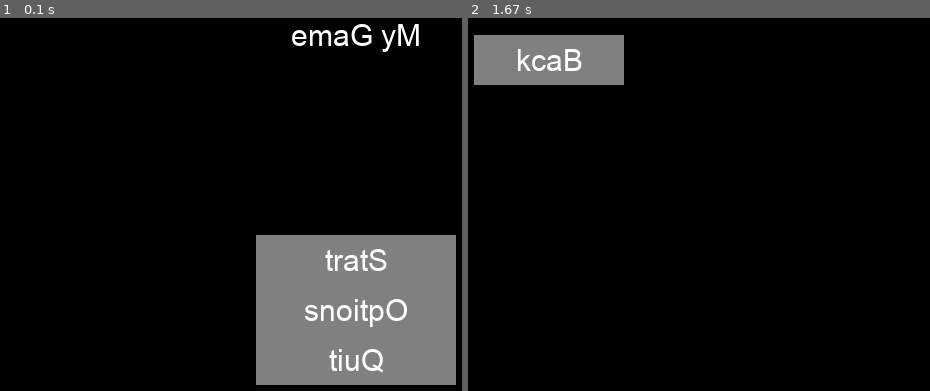
Above: before the commit, frames 1-2 (left to right).
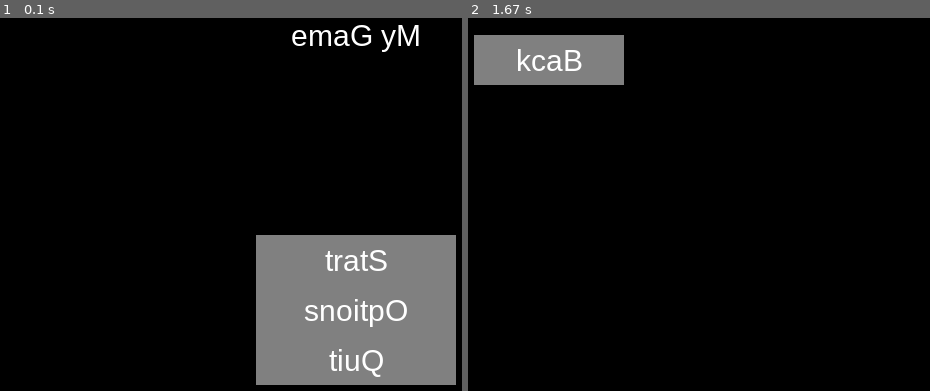
Above: after the commit, the same moments.

Repository: aliflam-meem/write-noun-sentence
Game: pygame game, started from project/t.py
Same seed, same stepped clock (60 frames per second), same inputs: the game is played once before the commit and once after it.
Inputs:
- Up to frame 1 (0.1 s): no input
- Up to frame 2 (1.67 s): click "Start" at 0.38 s

The runs differ from the first frame. In frame 1, 0.6% of the frame differs, in the area x 63-91%, y 1-97%; in frame 2, 0.1%.

Commit message:
Implement input box

Diff:
--- a/snowman/constants.py
+++ b/snowman/constants.py
@@ -1,27 +1,28 @@
 # Constants
 import pygame
+
+
+pygame.init()
 
 
 SCREEN_WIDTH = 1200
 SCREEN_HEIGHT = 700
 TITLE_HEIGHT = 100
-IMAGE_WIDTH = 200
+IMAGE_WIDTH = 500
 BUTTON_WIDTH = 220
-BUTTON_HEIGHT = 50
 MENU_BUTTON_WIDTH = 200
-MENU_BUTTON_HEIGHT = 60
+BUTTON_HEIGHT = 60
 LONG_PADDING = 100
 SMALL_PADDING = 20
 
 # Colors
-WHITE = (255, 255, 255)
-BLACK = (0, 0, 0)
 DARK_GRAY = (50, 50, 50)
 brown = (205,133,63)
 saddlebrown = (139, 69, 19)
+cornsilk = (251, 245, 229)
 BUTTON_FONT_COLOR = (255,235,205)
 BUTTON_COLOR = (160,82,45)
-GAME_SCREEN_BG = pygame.image.load("main_bg.jpg")
+GAME_SCREEN_BG = pygame.image.load("assets/main_bg.jpg")
 GAME_SCREEN_BG = pygame.transform.scale(GAME_SCREEN_BG, (SCREEN_WIDTH, SCREEN_HEIGHT))
 
 # Create the Pygame screen object
@@ -29,13 +30,13 @@
 pygame.display.set_caption("ألف لام ميم")
 
 # Load fonts
-title_font = pygame.font.Font("Shoroq-Font.ttf", 48)
+title_font = pygame.font.Font("assets/Shoroq-Font.ttf", 48)
 title_font.set_script("Arab")
 title_font.set_direction(pygame.DIRECTION_RTL)
-subtitle_font = pygame.font.Font("Shoroq-Font.ttf", 35)
+subtitle_font = pygame.font.Font("assets/Shoroq-Font.ttf", 35)
 subtitle_font.set_script("Arab")
 subtitle_font.set_direction(pygame.DIRECTION_RTL)
-body_font = pygame.font.Font("Shoroq-Font.ttf", 30)
+body_font = pygame.font.Font("assets/Shoroq-Font.ttf", 30)
 body_font.set_script("Arab")
 body_font.set_direction(pygame.DIRECTION_RTL)
 
@@ -53,6 +54,23 @@
 # Game states
 MAIN_MENU = "menu"
 GAMES_BOARD_SCREEN = "games_board_screen"
-SNOWMAN_GAME = "snowman_game"
+SNOWMAN_LEVELS = "snowman_levels"
 PREPOSITION_GAME = "preposition_game"
 VOCABULARY_GAME = "vocabulary_game"
+SNOWMAN_GAME = "snowman_game"
+
+# Snowman levels
+snowman_levels = {
+    "al_atareef": {
+        "name": "al_atareef",
+        "title": "المعرف بأل التعريف"
+    },
+    "demonstratives": {
+        "name": "demonstratives",
+        "title": "اسم الإشارة"
+    },
+    "pronouns": {
+        "name": "pronouns",
+        "title": "الضمير"
+    }
+}
--- /dev/null
+++ b/snowman/input.py
@@ -0,0 +1,90 @@
+import pygame
+
+from constants import body_font, screen
+
+
+class InputBox:
+
+    def __init__(self, x, y, w, h, text=''):
+        self.rect = pygame.Rect(x, y, w, h)
+        self.color_inactive = pygame.Color('lightskyblue3')
+        self.color_active = pygame.Color('dodgerblue2')
+        self.color = "black"
+        self.text = text
+        self.font = body_font
+        self.txt_surface = self.font.render(text, True, self.color)
+        self.active = False
+
+    def y(self, y):
+        self.rect.y = y
+
+    def x(self, x):
+        self.rect.x = x
+
+    def handle_event(self, event):
+        if event.type == pygame.MOUSEBUTTONDOWN:
+            print("down")
+            # Always set active to True when clicked
+            if self.rect.collidepoint(event.pos):
+
+                self.active = True  # Always activate on click
+            else:
+                self.active = False
+
+            # Change the color based on active state
+            self.color = self.color_active if self.active else self.color_inactive
+
+        if event.type == pygame.KEYDOWN and self.active:
+                if event.key == pygame.K_RETURN:
+                    print(self.text)  # Handle text submission here
+                elif event.key == pygame.K_BACKSPACE:
+                    self.text = self.text[:-1]  # Remove last character
+                else:
+                    self.text += event.unicode  # Add new character to the text
+
+                # Re-render the text
+                self.txt_surface = self.font.render(self.text, True, self.color)
+
+    def draw(self):
+        # Draw the input box
+        pygame.draw.rect(screen, self.color, self.rect, 2)
+        screen.blit(self.txt_surface, (self.rect.x + 5, self.rect.y + 5))
+
+
+
+#     # Example Pygame loop with the InputBox
+#
+#     # Initialize Pygame
+# pygame.init()
+#
+# # Screen setup
+# screen = pygame.display.set_mode((800, 600))
+# pygame.display.set_caption("Input Box Example")
+#
+# # Colors
+# WHITE = (255, 255, 255)
+#
+# # Create input box
+# input_box = InputBox(400, 300, 200, 40)  # x, y, width, height
+#
+# # Game loop
+# running = True
+# while running:
+#     screen.fill(WHITE)
+#
+#     # Event handling
+#     for event in pygame.event.get():
+#         if event.type == pygame.QUIT:
+#             running = False
+#         input_box.handle_event(event)
+#
+#     # Update input box
+#     input_box.update()
+#
+#     # Draw input box on the screen
+#     input_box.draw(screen)
+#
+#     # Update the display
+#     pygame.display.flip()
+#
+# pygame.quit()
--- a/snowman/main.py
+++ b/snowman/main.py
@@ -1,12 +1,8 @@
 import pygame
 import sys
-from snowman.constants import GAMES_BOARD_SCREEN, GAME_SCREEN_BG, screen, TITLE_HEIGHT, MENU_BUTTON_HEIGHT, \
-    BUTTON_WIDTH, LONG_PADDING, SCREEN_WIDTH, SCREEN_HEIGHT, MENU_BUTTON_WIDTH, SMALL_PADDING, MAIN_MENU, SNOWMAN_GAME, \
-    PREPOSITION_GAME, VOCABULARY_GAME
-from snowman.utility import draw_title, draw_subtitle, draw_button
-
-
-pygame.init()
+from constants import *
+from input import InputBox
+from utility import draw_title, draw_subtitle, draw_button, draw_back_button, draw_image, draw_text_box
 
 
 def quit_game():
@@ -20,8 +16,7 @@
     draw_title("قائمة الألعاب")
 
     # Draw a "Back to Menu" button
-    back_button = draw_button("رجوع", 30, (TITLE_HEIGHT - MENU_BUTTON_HEIGHT) / 2, BUTTON_WIDTH - LONG_PADDING,
-                              MENU_BUTTON_HEIGHT)
+    back_button = draw_back_button()
 
     # List the games buttons
     space_between_buttons = 20  # space between buttons
@@ -29,7 +24,7 @@
         BUTTON_WIDTH * 3 + space_between_buttons * 2)) / 2  # space between screen edges and buttons
 
     # y-coordinate is the same for all buttons, vertically centered
-    y_coordinate = SCREEN_HEIGHT // 2 - MENU_BUTTON_HEIGHT // 2
+    y_coordinate = SCREEN_HEIGHT // 2 - BUTTON_HEIGHT // 2
 
     # x-coordinates based on edge_space and space_between_buttons
     vocabulary_button_x = SCREEN_WIDTH - edge_space - BUTTON_WIDTH
@@ -38,9 +33,9 @@
 
     # Draw buttons
     vocabulary_button = draw_button("إصابة القنفذ", vocabulary_button_x, y_coordinate, BUTTON_WIDTH,
-                                    MENU_BUTTON_HEIGHT)
-    prepositions_button = draw_button("بينغو", prepositions_button_x, y_coordinate, BUTTON_WIDTH, MENU_BUTTON_HEIGHT)
-    snowman_button = draw_button("الرجل الثلجي", snowman_button_x, y_coordinate, BUTTON_WIDTH, MENU_BUTTON_HEIGHT)
+                                    BUTTON_HEIGHT)
+    prepositions_button = draw_button("بينغو", prepositions_button_x, y_coordinate, BUTTON_WIDTH, BUTTON_HEIGHT)
+    snowman_button = draw_button("الرجل الثلجي", snowman_button_x, y_coordinate, BUTTON_WIDTH, BUTTON_HEIGHT)
 
     return back_button, vocabulary_button, prepositions_button, snowman_button
 
@@ -55,26 +50,80 @@
         BUTTON_WIDTH * 3 + space_between_buttons * 2)) / 2  # space between screen edges and buttons
 
     # y-coordinate is the same for all buttons, vertically centered
-    y_coordinate = SCREEN_HEIGHT // 2 - MENU_BUTTON_HEIGHT // 2
+    y_coordinate = SCREEN_HEIGHT // 2 - BUTTON_HEIGHT // 2
 
     # x-coordinates based on edge_space and space_between_buttons
     al_atareef_button_x = SCREEN_WIDTH - edge_space - BUTTON_WIDTH
     demonstratives_button_x = al_atareef_button_x - BUTTON_WIDTH - space_between_buttons
     pronouns_button_x = demonstratives_button_x - BUTTON_WIDTH - space_between_buttons
 
-    back_button = draw_button("رجوع", 30, (TITLE_HEIGHT - MENU_BUTTON_HEIGHT) / 2, BUTTON_WIDTH - LONG_PADDING,
-                              MENU_BUTTON_HEIGHT)
+    back_button = draw_back_button()
     # 10 pixels is a magic number, right indent
     draw_subtitle("أشكال المبتدأ", SCREEN_WIDTH - edge_space - 10, y_coordinate - 90, brown)
 
     # Draw menu buttons
-    al_atareef_button = draw_button("المعرف بأل التعريف", al_atareef_button_x, y_coordinate, BUTTON_WIDTH,
-                                    MENU_BUTTON_HEIGHT)
-    demonstratives_button = draw_button("اسم الإشارة", demonstratives_button_x, y_coordinate, BUTTON_WIDTH,
-                                        MENU_BUTTON_HEIGHT)
-    pronouns_button = draw_button("الضمير", pronouns_button_x, y_coordinate, BUTTON_WIDTH, MENU_BUTTON_HEIGHT)
-
-    return back_button
+    al_atareef_button = draw_button(snowman_levels["al_atareef"]["title"], al_atareef_button_x,
+                                    y_coordinate, BUTTON_WIDTH, BUTTON_HEIGHT)
+    demonstratives_button = draw_button(snowman_levels["demonstratives"]["title"], demonstratives_button_x,
+                                        y_coordinate, BUTTON_WIDTH,BUTTON_HEIGHT)
+    pronouns_button = draw_button(snowman_levels["pronouns"]["title"], pronouns_button_x,
+                                  y_coordinate, BUTTON_WIDTH, BUTTON_HEIGHT)
+
+    return back_button, al_atareef_button, demonstratives_button, pronouns_button
+
+
+def draw_question_interface(question_text, image_path, image_width=IMAGE_WIDTH, image_height=IMAGE_WIDTH):
+    # Space between elements
+    space_between_elements = 20
+
+    question_box_width = SCREEN_WIDTH - image_width - SMALL_PADDING
+    question_box_height = 300
+
+    # Calculate the right-most x-coordinate for alignment
+    right_alignment_x = SCREEN_WIDTH - SMALL_PADDING
+
+    # Draw question text (right-aligned)
+    question_text_x = image_width  # Aligned with buttons
+    question_text_y = TITLE_HEIGHT + SMALL_PADDING  # Top quarter of the screen for question text
+    draw_text_box(question_text, question_text_x, question_text_y,question_box_width, question_box_height )
+
+    # Calculate positions for the buttons (right-aligned and horizontally aligned)
+    button_y = question_text_y + question_box_height + space_between_elements # Below question text
+    answer_button_x = right_alignment_x - BUTTON_WIDTH  # Right-most button
+    help_button_x = answer_button_x - BUTTON_WIDTH - space_between_elements  # Middle button
+    correct_button_x = help_button_x - BUTTON_WIDTH - space_between_elements  # Left-most button
+
+    # Draw buttons
+    correct_button = draw_button("الإجابة الصحيحة", correct_button_x, button_y, BUTTON_WIDTH, BUTTON_HEIGHT)
+    help_button = draw_button("الأسئلة المساعدة", help_button_x, button_y, BUTTON_WIDTH, BUTTON_HEIGHT)
+    answer_button = draw_button("أجب", answer_button_x, button_y, BUTTON_WIDTH, BUTTON_HEIGHT)
+
+    # Draw image to the left of the buttons
+    image_x = correct_button_x - image_width - space_between_elements  # Image aligned to the left of buttons
+    image_y = question_text_y  # Aligned vertically with the question text
+    draw_image(image_path, image_x, image_y, image_width, image_height)
+
+    # Return the interface elements (for any potential further processing)
+    return {
+        "question_text": (question_text_x, question_text_y),
+        "correct_button": correct_button,
+        "help_button": help_button,
+        "answer_button": answer_button,
+        "image": (image_x, image_y),
+        "input_box_y": button_y + BUTTON_HEIGHT + space_between_elements,
+        "answer_box_x": question_text_x
+    }
+
+
+def snowman_game_screen(level=snowman_levels["pronouns"]["name"]):
+    screen.fill(cornsilk)
+    draw_title(snowman_levels[level]["title"])
+    back_button = draw_back_button()
+    question_text = "... من أهم مصادر الطاقة المتجددة."
+    elements = draw_question_interface(question_text, "assets/complete.png")
+    # handle_elements_actions(elements)
+
+    return back_button, elements["input_box_y"], elements["answer_box_x"]
 
 
 def main_menu_screen():
@@ -83,23 +132,35 @@
 
     # Draw menu buttons
     button_start = draw_button("الألعاب", SCREEN_WIDTH // 2 - MENU_BUTTON_WIDTH // 2,
-                               SCREEN_HEIGHT // 2 - MENU_BUTTON_HEIGHT - SMALL_PADDING, MENU_BUTTON_WIDTH,
-                               MENU_BUTTON_HEIGHT)
+                               SCREEN_HEIGHT // 2 - BUTTON_HEIGHT - SMALL_PADDING, MENU_BUTTON_WIDTH,
+                               BUTTON_HEIGHT)
     button_options = draw_button("الإعدادات", SCREEN_WIDTH // 2 - MENU_BUTTON_WIDTH // 2,
-                                 SCREEN_HEIGHT // 2, MENU_BUTTON_WIDTH, MENU_BUTTON_HEIGHT)
+                                 SCREEN_HEIGHT // 2, MENU_BUTTON_WIDTH, BUTTON_HEIGHT)
     button_quit = draw_button("الخروج", SCREEN_WIDTH // 2 - MENU_BUTTON_WIDTH // 2,
-                              SCREEN_HEIGHT // 2 + MENU_BUTTON_HEIGHT + SMALL_PADDING, MENU_BUTTON_WIDTH,
-                              MENU_BUTTON_HEIGHT)
+                              SCREEN_HEIGHT // 2 + BUTTON_HEIGHT + SMALL_PADDING, MENU_BUTTON_WIDTH,
+                              BUTTON_HEIGHT)
 
     return button_start, button_options, button_quit
 
+def create_input_box():
+    input_box_width = SCREEN_WIDTH - IMAGE_WIDTH
+    input_box_height = 60
+    # Draw input box below the buttons (right-aligned)
+    input_box_y = SCREEN_HEIGHT - 2*LONG_PADDING
+    input_box_x = IMAGE_WIDTH + SMALL_PADDING
+
+    # Create an instance of InputBox instead of using draw_input_box
+    return InputBox(input_box_x, input_box_y, input_box_width, input_box_height)
 
 # Main game loop
 def main():
     global game_state
     game_state = MAIN_MENU  # Start with the menu screen
+    snowman_level = snowman_levels["pronouns"]["name"]
+    answer_box = create_input_box()
     clock = pygame.time.Clock()
     running = True
+
 
     while running:
         screen.fill("black")  # Set background color of the screen
@@ -121,34 +182,54 @@
                         quit_game()
 
         elif game_state == GAMES_BOARD_SCREEN:
-            # Display the game screen
             back_button, vocabulary_button, prepositions_button, snowman_button = games_board_screen()
 
-            # Event handling for the game screen
-            for event in pygame.event.get():
-                if event.type == pygame.QUIT:
-                    running = False
-                if event.type == pygame.MOUSEBUTTONDOWN and event.button == 1:  # Left click
-                    if back_button.collidepoint(event.pos):
-                        game_state = MAIN_MENU  # Switch back to the menu
+            for event in pygame.event.get():
+                if event.type == pygame.QUIT:
+                    running = False
+                if event.type == pygame.MOUSEBUTTONDOWN and event.button == 1:
+                    if back_button.collidepoint(event.pos):
+                        game_state = MAIN_MENU
                     if snowman_button.collidepoint(event.pos):
-                        game_state = SNOWMAN_GAME
+                        game_state = SNOWMAN_LEVELS
                     if prepositions_button.collidepoint(event.pos):
                         game_state = PREPOSITION_GAME
                     if vocabulary_button.collidepoint(event.pos):
                         game_state = VOCABULARY_GAME
 
+        elif game_state == SNOWMAN_LEVELS:
+            back_button, al_atareef_button, demonstratives_button, pronouns_button = snowman_levels_screen()
+
+            for event in pygame.event.get():
+                if event.type == pygame.QUIT:
+                    running = False
+                if event.type == pygame.MOUSEBUTTONDOWN and event.button == 1:
+                    if back_button.collidepoint(event.pos):
+                        game_state = GAMES_BOARD_SCREEN
+                    if back_button.collidepoint(event.pos):
+                        game_state = MAIN_MENU
+                    if al_atareef_button.collidepoint(event.pos):
+                        game_state = SNOWMAN_GAME
+                        snowman_level = snowman_levels["al_atareef"]["name"]
+                    if demonstratives_button.collidepoint(event.pos):
+                        game_state = SNOWMAN_GAME
+                        snowman_level = snowman_levels["demonstratives"]["name"]
+                    if pronouns_button.collidepoint(event.pos):
+                        game_state = SNOWMAN_GAME
+                        snowman_level = snowman_levels["pronouns"]["name"]
         elif game_state == SNOWMAN_GAME:
-            # Display the snowman screen
-            back_button = snowman_levels_screen()
-
-            # Event handling for the game screen
+            back_button, answer_box_y, answer_box_x = snowman_game_screen(snowman_level)
+            answer_box.y(answer_box_y)
+            answer_box.x(answer_box_x)
+
             for event in pygame.event.get():
                 if event.type == pygame.QUIT:
                     running = False
                 if event.type == pygame.MOUSEBUTTONDOWN and event.button == 1:
                     if back_button.collidepoint(event.pos):
-                        game_state = GAMES_BOARD_SCREEN
+                        game_state = SNOWMAN_LEVELS
+                answer_box.handle_event(event)
+            answer_box.draw()
 
         pygame.display.flip()
         clock.tick(60)  # Limit to 60 FPS
--- a/snowman/utility.py
+++ b/snowman/utility.py
@@ -1,11 +1,11 @@
 # Function to draw the title with background
 import pygame
 
-from snowman.constants import BUTTON_FONT_COLOR, SCREEN_WIDTH, TITLE_HEIGHT, DARK_GRAY, screen, title_font, \
-    subtitle_font, saddlebrown
+from constants import BUTTON_FONT_COLOR, SCREEN_WIDTH, TITLE_HEIGHT, DARK_GRAY, screen, title_font, \
+    subtitle_font, saddlebrown, brown, body_font, BUTTON_COLOR, BUTTON_HEIGHT, BUTTON_WIDTH, LONG_PADDING
 
 
-def draw_title(title, color= BUTTON_FONT_COLOR):
+def draw_title(title, color=BUTTON_FONT_COLOR):
     title_background_rect = pygame.Rect(0, 0, SCREEN_WIDTH, TITLE_HEIGHT)
     pygame.draw.rect(screen, DARK_GRAY, title_background_rect)
 
@@ -17,11 +17,12 @@
 def draw_subtitle(subtitle, x, y, color="white"):
     title_text = subtitle_font.render(subtitle, True, color)
     title_rect = title_text.get_rect()
-    title_rect.topright = (x,y)
+    title_rect.topright = (x, y)
     screen.blit(title_text, title_rect)
 
 
-def draw_button(text, x, y, width, height, border_width=2, border_color=saddlebrown, text_color = BUTTON_FONT_COLOR, highlight_color=brown, radius=10):
+def draw_button(text, x, y, width, height, border_width=2, border_color=saddlebrown, text_color=BUTTON_FONT_COLOR,
+                highlight_color=brown, radius=10):
     """
     Draws a button with rounded corners.
 
@@ -59,3 +60,44 @@
     screen.blit(button_text, text_rect)
 
     return button_rect
+
+
+def draw_back_button():
+    return draw_button("رجوع", 30, (TITLE_HEIGHT - BUTTON_HEIGHT) / 2, BUTTON_WIDTH - LONG_PADDING,
+                       BUTTON_HEIGHT)
+
+
+def draw_text_box(text, x, y, width, height):
+    # Set colors
+    box_color = (255, 255, 255)  # White for the input box
+    border_color = (0, 0, 0)  # Black for the border
+    text_color = (0, 0, 0)  # Black for the text
+
+    # Create a rectangle for the input box
+    input_box_rect = pygame.Rect(x, y, width, height)
+
+    # Draw the input box rectangle
+    pygame.draw.rect(screen, box_color, input_box_rect)
+
+    # Draw the border around the input box
+    pygame.draw.rect(screen, border_color, input_box_rect, 2)  # 2 is the border width
+
+    # Render the input text inside the input box
+    text_surface = body_font.render(text, True, text_color)
+
+    # Blit the text surface on the input box (place the text inside the box)
+    screen.blit(text_surface, (input_box_rect.x + 10, input_box_rect.y + 10))  # Add some padding
+
+    # Return the input box rectangle for further interactions (e.g., detecting clicks)
+    return input_box_rect
+
+
+def draw_image(image_path, x, y, width, height):
+    # Load the image from the file
+    image = pygame.image.load(image_path)
+
+    # Resize the image to the specified width and height
+    image = pygame.transform.scale(image, (width, height))
+
+    # Blit (draw) the image at the specified (x, y) position on the screen
+    screen.blit(image, (x, y))
Binary file removed: snowman/Arial.ttf
Renamed: snowman/Shoroq-Font.ttf -> snowman/assets/Shoroq-Font.ttf
Binary file added: snowman/assets/complete.png
Renamed: snowman/main_bg.jpg -> snowman/assets/main_bg.jpg
Binary file added: snowman/assets/melted.jpg
Binary file added: snowman/assets/melting_1.png
Binary file added: snowman/assets/melting_2.png
Binary file added: snowman/assets/melting_3.png
Binary file added: snowman/assets/melting_4.png
